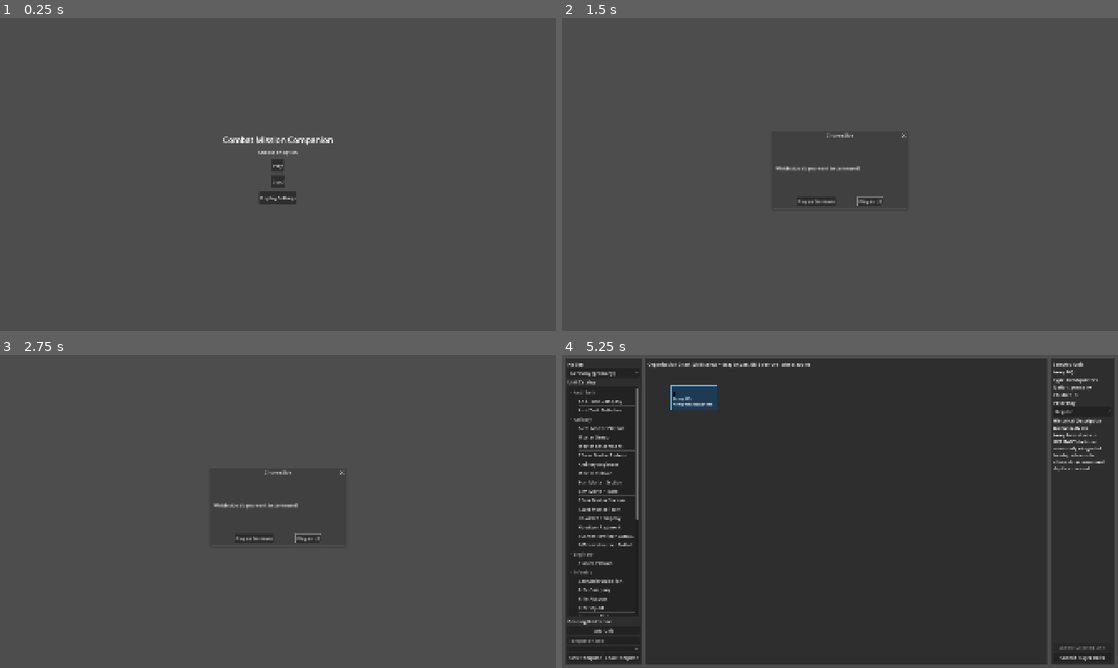
Above: before the commit, frames 1-4 (two rows, left to right).
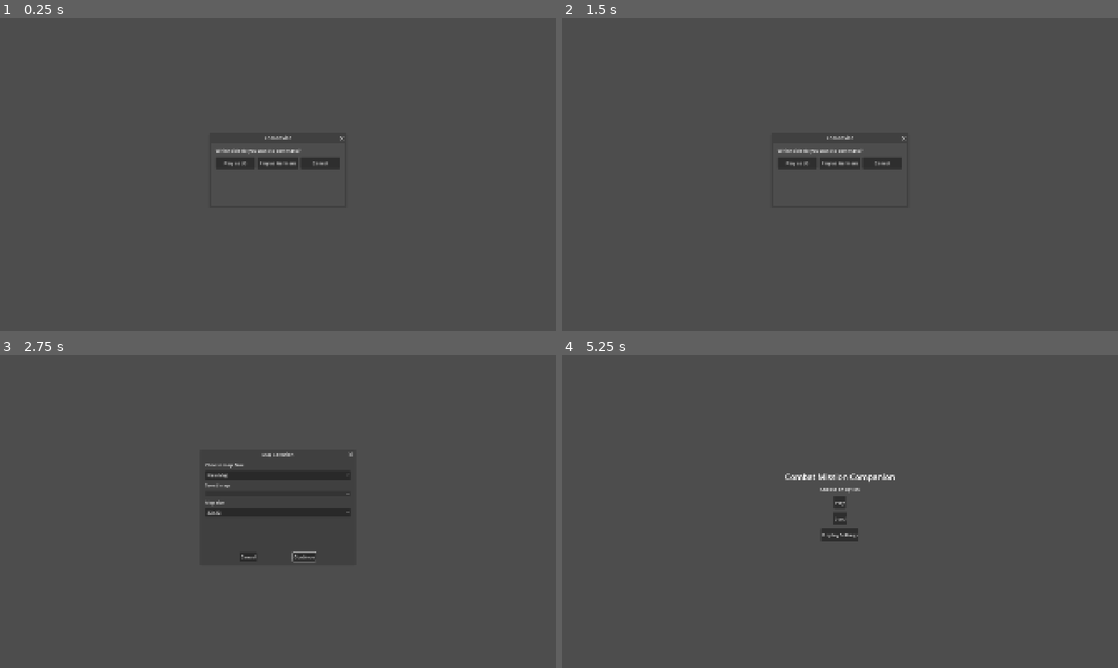
Above: after the commit, the same moments.

Repository: cpt-miche/Combat-Mission-Companion
Game: Godot game, scene res://scenes/Main.tscn
Two runs of this game, one before a commit and one after it. Both use one fixed random seed, a clock stepped at 60 frames per second and the inputs below.
Inputs (mouse positions are in pixels of both pictures, inside the frame that each line leads up to):
- Up to frame 1 (0.25 s): no input
- Up to frame 2 (1.5 s): click (884, 161) at 0.5 s, where only the run after the commit has a clickable "Cancel"; click "Play" at 1.25 s
- Up to frame 3 (2.75 s): click "Play" at 2 s
- Up to frame 4 (5.25 s): click "Play as Germans" (after the commit: "Cancel") at 2.75 s; click (840, 473) at 3.5 s, where only the run before the commit has a clickable "New Map"; click (840, 473) at 4.25 s, where only the run before the commit has a clickable "New Map"; click (867, 555) at 5 s, where only the run before the commit has a clickable "Continue"

The runs differ from the first frame. In frame 1, 1.5% of the frame differs, in the area x 38-62%, y 37-60%; in frame 2, 0.7%; in frame 3, 0.7%; in frame 4, 93%, in the area x 0-100%, y 1-99%.

Commit message:
Fix main menu side choice dialog

Diff:
--- a/scenes/main_menu/MainMenuScreen.tscn
+++ b/scenes/main_menu/MainMenuScreen.tscn
@@ -69,30 +69,59 @@
 autowrap_mode = 2
 text = ""
 
-[node name="NationDialog" type="ConfirmationDialog" parent="."]
+[node name="NationDialog" type="Window" parent="."]
 unique_name_in_owner = true
 title = "Choose Side"
 size = Vector2i(460, 220)
 initial_position = 1
-ok_button_text = "Play as US"
-cancel_button_text = "Play as Germans"
+unresizable = true
 
 [node name="NationDialogMargin" type="MarginContainer" parent="NationDialog"]
-layout_mode = 1
 anchors_preset = 15
 anchor_right = 1.0
 anchor_bottom = 1.0
 offset_left = 16.0
 offset_top = 16.0
 offset_right = -16.0
-offset_bottom = -52.0
-grow_horizontal = 2
-grow_vertical = 2
-
-[node name="NationPrompt" type="Label" parent="NationDialog/NationDialogMargin"]
+offset_bottom = -16.0
+grow_horizontal = 2
+grow_vertical = 2
+
+[node name="NationDialogVBox" type="VBoxContainer" parent="NationDialog/NationDialogMargin"]
+layout_mode = 2
+size_flags_horizontal = 3
+size_flags_vertical = 3
+theme_override_constants/separation = 12
+
+[node name="NationPrompt" type="Label" parent="NationDialog/NationDialogMargin/NationDialogVBox"]
 layout_mode = 2
 autowrap_mode = 2
 text = "Which side do you want to command?"
+
+[node name="NationButtonRow" type="HBoxContainer" parent="NationDialog/NationDialogMargin/NationDialogVBox"]
+layout_mode = 2
+theme_override_constants/separation = 8
+
+[node name="PlayAsUsButton" type="Button" parent="NationDialog/NationDialogMargin/NationDialogVBox/NationButtonRow"]
+unique_name_in_owner = true
+custom_minimum_size = Vector2(120, 40)
+layout_mode = 2
+size_flags_horizontal = 3
+text = "Play as US"
+
+[node name="PlayAsGermanyButton" type="Button" parent="NationDialog/NationDialogMargin/NationDialogVBox/NationButtonRow"]
+unique_name_in_owner = true
+custom_minimum_size = Vector2(140, 40)
+layout_mode = 2
+size_flags_horizontal = 3
+text = "Play as Germans"
+
+[node name="CancelNationButton" type="Button" parent="NationDialog/NationDialogMargin/NationDialogVBox/NationButtonRow"]
+unique_name_in_owner = true
+custom_minimum_size = Vector2(100, 40)
+layout_mode = 2
+size_flags_horizontal = 3
+text = "Cancel"
 
 [node name="MapDialog" type="ConfirmationDialog" parent="."]
 unique_name_in_owner = true
--- a/scripts/ui/main_menu/MainMenuScreen.gd
+++ b/scripts/ui/main_menu/MainMenuScreen.gd
@@ -4,7 +4,10 @@
 @onready var load_button: Button = %LoadButton
 @onready var display_button: Button = %DisplayButton
 @onready var status_label: Label = %StatusLabel
-@onready var nation_dialog: ConfirmationDialog = %NationDialog
+@onready var nation_dialog: Window = %NationDialog
+@onready var play_as_us_button: Button = %PlayAsUsButton
+@onready var play_as_germany_button: Button = %PlayAsGermanyButton
+@onready var cancel_nation_button: Button = %CancelNationButton
 @onready var map_dialog: ConfirmationDialog = %MapDialog
 @onready var map_mode_selector: OptionButton = %MapModeSelector
 @onready var saved_map_selector: OptionButton = %SavedMapSelector
@@ -38,8 +41,10 @@
 	play_button.pressed.connect(_on_play_pressed)
 	load_button.pressed.connect(_on_load_pressed)
 	display_button.pressed.connect(_on_display_pressed)
-	nation_dialog.confirmed.connect(_on_play_as_usa)
-	nation_dialog.canceled.connect(_on_play_as_germany)
+	play_as_us_button.pressed.connect(_on_play_as_usa)
+	play_as_germany_button.pressed.connect(_on_play_as_germany)
+	cancel_nation_button.pressed.connect(_on_nation_dialog_closed)
+	nation_dialog.close_requested.connect(_on_nation_dialog_closed)
 	map_dialog.confirmed.connect(_on_map_selection_confirmed)
 	map_mode_selector.item_selected.connect(_on_map_mode_selected)
 	display_dialog.confirmed.connect(_on_apply_display_settings_pressed)
@@ -53,10 +58,15 @@
 	nation_dialog.popup_centered()
 
 func _on_play_as_usa() -> void:
+	nation_dialog.hide()
 	_open_map_selection_for("usa")
 
 func _on_play_as_germany() -> void:
+	nation_dialog.hide()
 	_open_map_selection_for("germany")
+
+func _on_nation_dialog_closed() -> void:
+	nation_dialog.hide()
 
 func _open_map_selection_for(nation_id: String) -> void:
 	_pending_nation_id = nation_id
